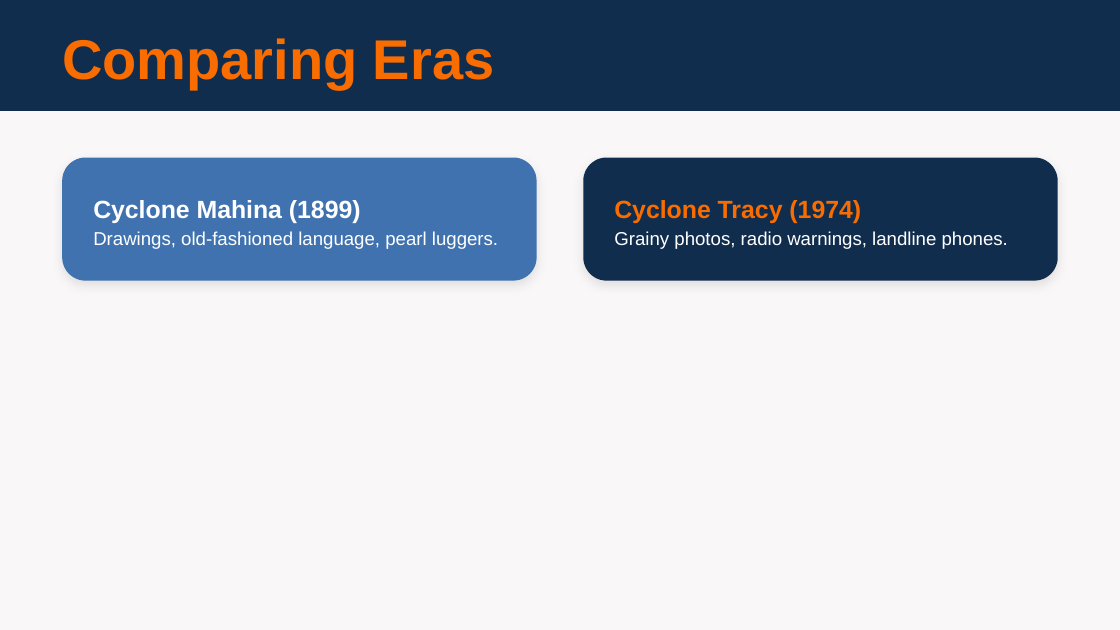
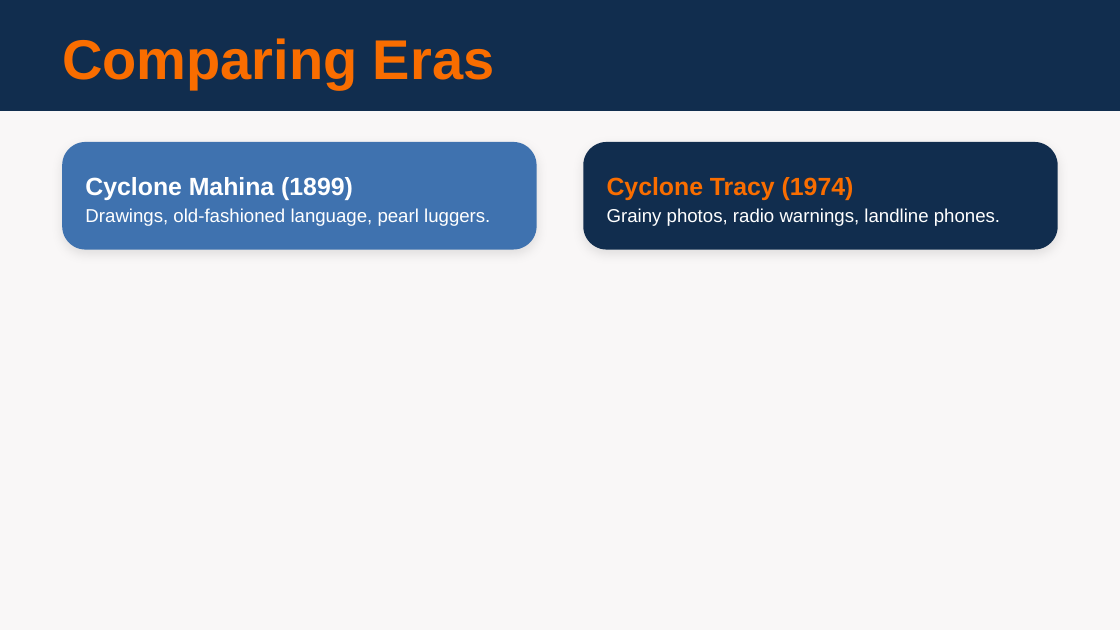
Before and after one commit to dsuth10/Joshua, a slide deck: slide 5 of Units/English/English_Unit_2/Lesson_Plans/Lesson_04/Lesson_04_Slides.pptx. Drawn at 1120x630 pixels with LibreOffice and Linux fonts; fonts in the diff are those of the drawing. Boxes give left, top, right and bottom in pixels: in the first picture for what was removed or moved away, otherwise in the second. Text is boxed around its words. In the diff, an @@ line names an element or a change of style, - is before the commit and + after.

```diff
--- a/Units/English/English_Unit_2/Lesson_Plans/Lesson_04/Lesson_04_Slides.pptx
+++ b/Units/English/English_Unit_2/Lesson_Plans/Lesson_04/Lesson_04_Slides.pptx
@@ rounded rectangle at (63, 142, 538, 250): proportions changed @@
@@ rounded rectangle: place and size @@
-rounded rectangle at (63, 158, 538, 281)
+rounded rectangle at (63, 142, 538, 250)
@@ rounded rectangle: place and size @@
-rounded rectangle at (584, 158, 1058, 281)
+rounded rectangle at (584, 142, 1058, 250)
@@ rounded rectangle at (584, 142, 1058, 250): proportions changed @@
@@ text "Cyclone Mahina (1899)": place and size @@
-text "Cyclone Mahina (1899)" at (93, 200, 361, 223)
+text "Cyclone Mahina (1899)" at (85, 177, 353, 200)
@@ text "Cyclone Tracy (1974)": place and size @@
-text "Cyclone Tracy (1974)" at (614, 200, 861, 223)
+text "Cyclone Tracy (1974)" at (607, 177, 854, 200)
@@ text "Drawings, old-fashioned language, pearl luggers.": place and size @@
-text "Drawings, old-fashioned language, pearl luggers." at (93, 231, 498, 249)
+text "Drawings, old-fashioned language, pearl luggers." at (85, 208, 490, 226)
@@ text "Grainy photos, radio warnings, landline ...": place and size @@
-text "Grainy photos, radio warnings, landline ..." at (614, 231, 1008, 249)
+text "Grainy photos, radio warnings, landline ..." at (607, 208, 1000, 226)
```
Also in this commit, not shown: 6 other slides changed, 37 other files.
